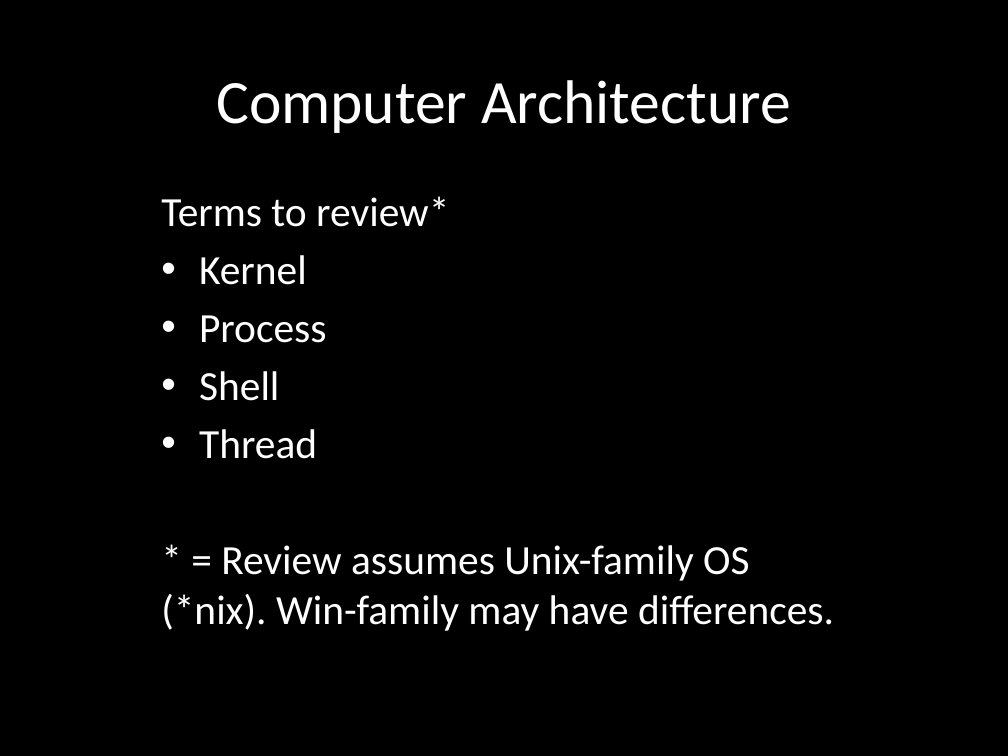
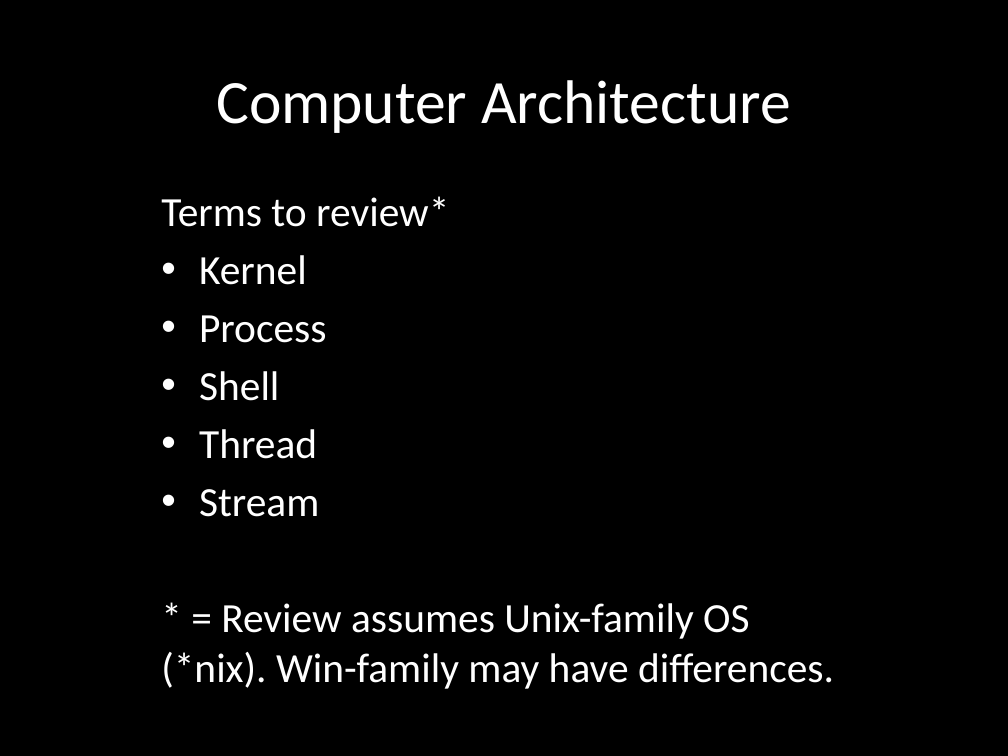
Before and after one commit to eliasjames/training-node, a slide deck: slide 7 of slides/Node Slides Day 1.pptx. Drawn at 1008x756 pixels with LibreOffice and Linux fonts; fonts in the diff are those of the drawing. Boxes give left, top, right and bottom in pixels: in the first picture for what was removed or moved away, otherwise in the second. Text is boxed around its words. In the diff, an @@ line names an element or a change of style, - is before the commit and + after.

Commit message:
Day 1, add streams to review

```diff
--- a/slides/Node Slides Day 1.pptx
+++ b/slides/Node Slides Day 1.pptx
@@ subtitle at (x1=199, y1=489, x2=319, y2=517): paragraph added @@
+• Stream
```
Also in this commit, not shown: 2 slides added.
